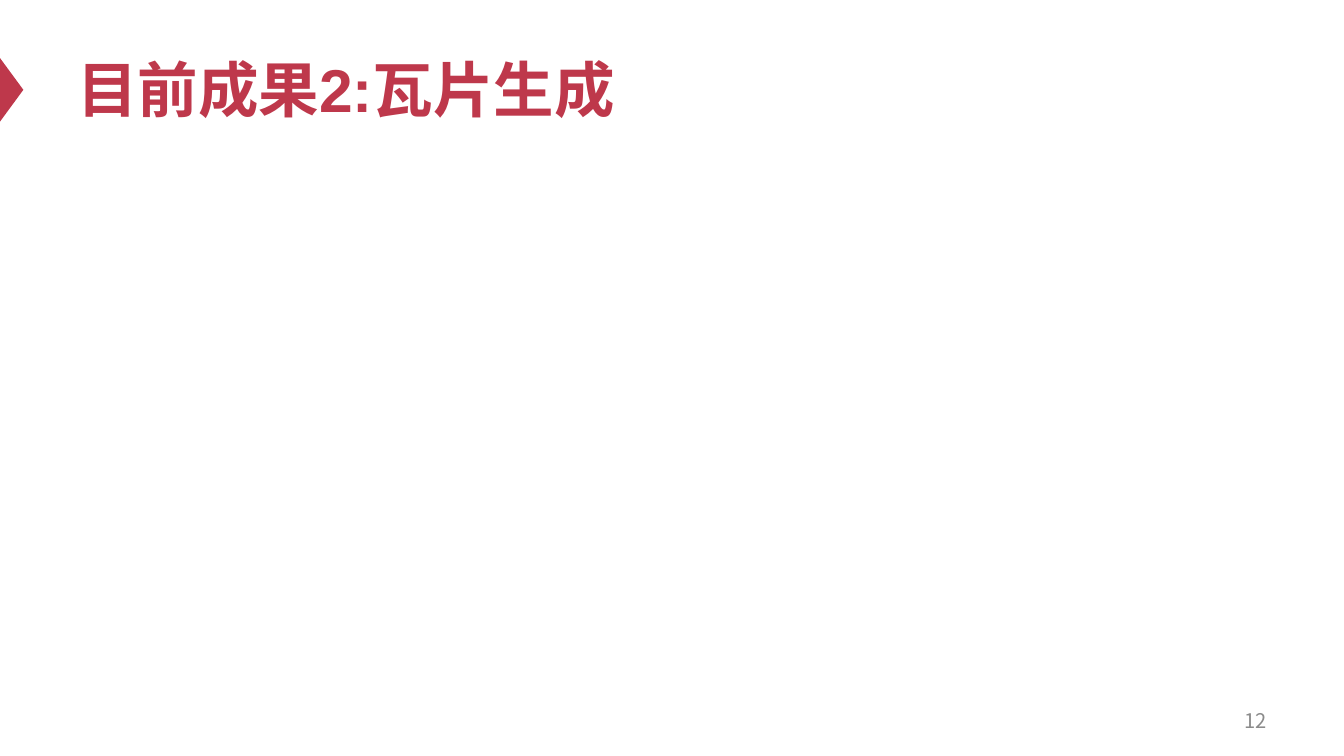
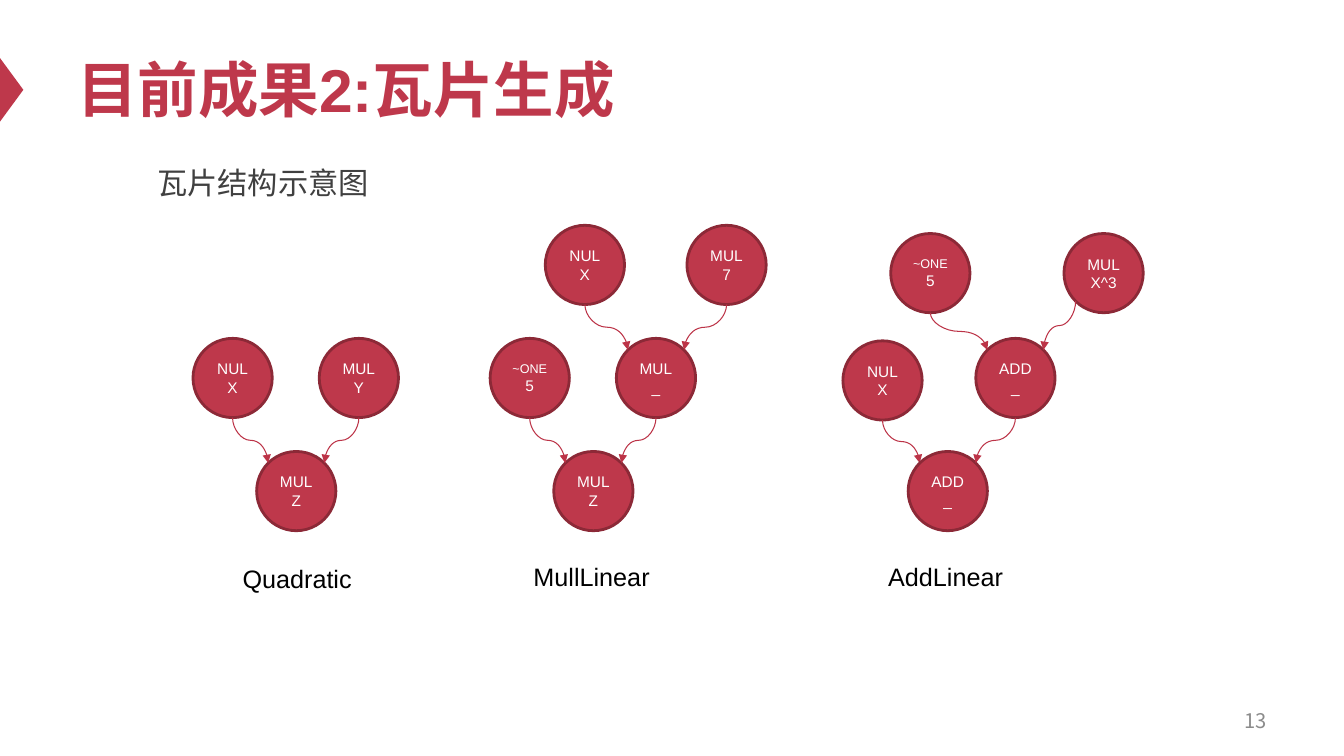
Before and after one commit to Ash1sc/R1CS-normal-form-generator, a slide deck: slide 13 of meeting_docs/中期答辩/中期答辩PPT.pptx (slide 12 before the commit). Drawn at 1344x756 pixels with LibreOffice and Linux fonts; fonts in the diff are those of the drawing. Boxes give left, top, right and bottom in pixels: in the first picture for what was removed or moved away, otherwise in the second. Text is boxed around its words. In the diff, an @@ line names an element or a change of style, - is before the commit and + after.

```diff
--- a/meeting_docs/中期答辩/中期答辩PPT.pptx
+++ b/meeting_docs/中期答辩/中期答辩PPT.pptx
@@ text added at (x1=157, y1=168, x2=369, y2=197), 21.6 pt, text #404040 @@
+  瓦片结构示意图
@@ group added at (x1=193, y1=226, x2=1144, y2=593): 13 ellipses, 10 curved arrows, 3 texts @@
+NUL
+X
+MUL
+X^3
+ADD
+_
+~ONE
+5
+ADD
+_
+NUL
+X
+MUL
+Y
+MUL
+Z
+~ONE
+5
+MUL
+_
+MUL
+Z
+NUL
+X
+MUL
+7
+Quadratic
+MullLinear
+AddLinear
@@ page number at (x1=1244, y1=713, x2=1266, y2=728): text changed @@
-12
+13
```
Also in this commit, not shown: 3 other slides changed, 4 slides added, 3 slides removed.
